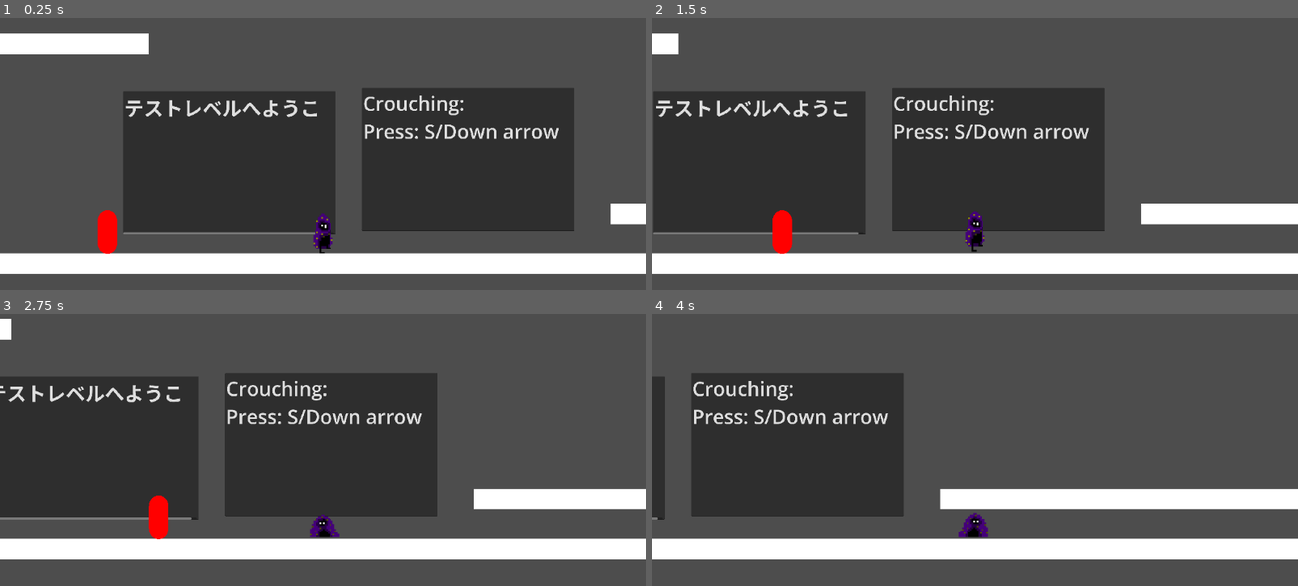
Above: before the commit, frames 1-4 (two rows, left to right).
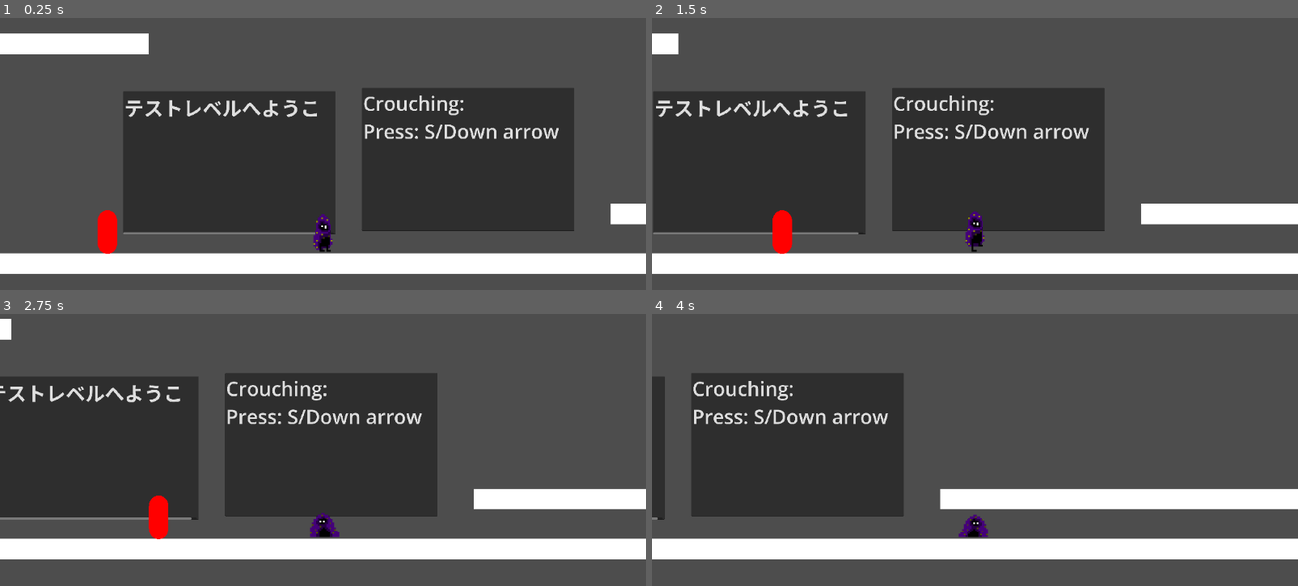
Above: after the commit, the same moments.

Repository: SoopyTM/game-for-people
Game: Godot game, scene res://Temp Assets + Scenes/Testing level.tscn
The game is run twice, just before and just after one commit, with the same random seed, the same clock (stepped at 60 frames per second) and the same inputs.
Inputs:
- Up to frame 1 (0.25 s): no input
- Up to frame 2 (1.5 s): hold S (Crouch) 0.53-1.28 s; hold D (Walk_Right) from 0.53 s (still down); tap Space (Jump) at 0.77 s; tap S (Crouch) at 1.35 s
- Up to frame 3 (2.75 s): tap Space (Jump) at 1.52 s; release D (Walk_Right) at 2.03 s; hold A (Walk_Left) from 2.03 s (still down); hold S (Crouch) from 2.03 s (still down)
- Up to frame 4 (4 s): release A (Walk_Left) at 2.78 s; release S (Crouch) at 2.78 s; hold D (Walk_Right) from 2.78 s (still down); tap S (Crouch) at 2.85 s; tap Space (Jump) at 3.02, 3.77 s; hold S (Crouch) from 3.53 s (still down)

The runs differ from the first frame. In frame 1, less than 0.1% of the frame differs, in the area x 48-52%, y 71-87%; in frame 2, nothing differs; in frame 3, 0.1%; in frame 4, 0.1%, in the area x 47-53%, y 72-82%.

Commit message:
implemented idle animation.

Diff:
--- a/Main Scenes/Player.tscn
+++ b/Main Scenes/Player.tscn
@@ -10,6 +10,10 @@
 [ext_resource type="Texture2D" uid="uid://c1wewwvihetv1" path="res://Images/Walking/Mage Walking 3.png" id="5_scgdr"]
 [ext_resource type="Texture2D" uid="uid://c33qeagxel1qw" path="res://Images/Crouching/Crouch Frame 4.png" id="6_2fnfr"]
 [ext_resource type="Texture2D" uid="uid://4srnu1j738y2" path="res://Images/Walking/Mage Walking 4.png" id="6_auwy2"]
+[ext_resource type="Texture2D" uid="uid://lhkh2sk1aqxs" path="res://Images/Idle/Idle Frame 1.png" id="7_e3u5w"]
+[ext_resource type="Texture2D" uid="uid://bn3x3n5w1upum" path="res://Images/Idle/Idle Frame 2.png" id="8_tctq7"]
+[ext_resource type="Texture2D" uid="uid://bqqrlc1auunqd" path="res://Images/Idle/Idle Frame 3.png" id="9_hhl37"]
+[ext_resource type="Texture2D" uid="uid://cwvhc87hpu7t4" path="res://Images/Idle/Idle Frame 4.png" id="10_fwdmx"]
 
 [sub_resource type="CapsuleShape2D" id="CapsuleShape2D_qgho4"]
 radius = 38.0
@@ -32,12 +36,24 @@
 }],
 "loop": false,
 "name": &"Crouching",
-"speed": 5.0
+"speed": 4.0
 }, {
-"frames": [],
+"frames": [{
+"duration": 1.0,
+"texture": ExtResource("7_e3u5w")
+}, {
+"duration": 1.0,
+"texture": ExtResource("8_tctq7")
+}, {
+"duration": 1.0,
+"texture": ExtResource("9_hhl37")
+}, {
+"duration": 1.0,
+"texture": ExtResource("10_fwdmx")
+}],
 "loop": false,
 "name": &"Idle",
-"speed": 5.0
+"speed": 4.0
 }, {
 "frames": [{
 "duration": 1.0,
@@ -76,4 +92,6 @@
 position = Vector2(0, 10)
 scale = Vector2(6.25196, 6.25196)
 sprite_frames = SubResource("SpriteFrames_hnvjt")
-animation = &"Walking"
+animation = &"Idle"
+frame = 3
+frame_progress = 1.0
--- a/Scripts/Enemy_Movement.gd
+++ b/Scripts/Enemy_Movement.gd
@@ -17,6 +17,10 @@
 	change_direction()
 
 func _physics_process(delta: float) -> void:
+
+	if shapeCast.is_colliding():
+		if shapeCast.get_collider(0) == player:
+			health -= 10
 	time_since_change += delta
 
 	if player:
@@ -40,10 +44,6 @@
 	velocity.y += GRAVITY * delta  # Apply gravity
 	move_and_slide()
 
-	if shapeCast.is_colliding():
-		if shapeCast.get_collider(0) == player:
-			health -= 10
-
 
 	if health <= 0:
 		death()
--- a/Scripts/collision_shape_2d.gd
+++ b/Scripts/collision_shape_2d.gd
@@ -23,56 +23,38 @@
 	else:
 		print("RayCast2D node not found!")
 
+	lastHFlip = false
+	animatedSprite2D.play("Walking")
+	animatedSprite2D.position.y = 0
+	animatedSprite2D.flip_h = lastHFlip
+
 @warning_ignore("unused_parameter")
 
 # PREPARE YOURSELF FOR THE DISASTER THAT IS TIRED BRAIN CODE >:)
 func _process(delta: float) -> void:
-	if Input.is_action_pressed("Crouch"):
+	if Input.is_action_pressed("Crouch") or raycast_above.is_colliding():
 		animatedSprite2D.play("Crouching")
 		animatedSprite2D.position.y = -40
-		# Crouch logic.
-		scale.y = 0.5  # Scale CollisionShape2D (height).  # Scale the MeshInstance2D for crouching.
+		scale.y = 0.5  # Scale CollisionShape2D (height).
 		if Input.is_action_pressed("Walk_Left"):
 			lastHFlip = true
-			animatedSprite2D.play("Crouching")
-			animatedSprite2D.position.y = -40
-			animatedSprite2D.flip_h = lastHFlip
 		elif Input.is_action_pressed("Walk_Right"):
 			lastHFlip = false
-			animatedSprite2D.play("Crouching")
-			animatedSprite2D.position.y = -40
-			animatedSprite2D.flip_h = lastHFlip
-	elif raycast_above.is_colliding():
-		scale.y = 0.5  # Scale CollisionShape2D (height).  # Scale the MeshInstance2D for crouching.
-		if Input.is_action_pressed("Walk_Left"):
-			lastHFlip = true
-			animatedSprite2D.play("Crouching")
-			animatedSprite2D.position.y = -40
-			animatedSprite2D.flip_h = lastHFlip
-		elif Input.is_action_pressed("Walk_Right"):
-			lastHFlip = false
-			animatedSprite2D.play("Crouching")
-			animatedSprite2D.position.y = -40
-			animatedSprite2D.flip_h = lastHFlip
-
-	elif not raycast_above.is_colliding():  # Only allow uncrouching if nothing is above.
-
-		# Uncrouch logic.
-		scale.y = 1  # Scale CollisionShape2D back to normal height. # Scale the MeshInstance2D back to normal.
-
+		animatedSprite2D.flip_h = lastHFlip
+	else:
+		scale.y = 1  # Scale CollisionShape2D back to normal height.
 		if Input.is_action_pressed("Walk_Left"):
 			lastHFlip = true
 			animatedSprite2D.play("Walking")
-			animatedSprite2D.position.y = 0
-			animatedSprite2D.flip_h = lastHFlip
 		elif Input.is_action_pressed("Walk_Right"):
 			lastHFlip = false
 			animatedSprite2D.play("Walking")
-			animatedSprite2D.position.y = 0
-			animatedSprite2D.flip_h = lastHFlip
-
-	if Input.is_action_just_released("Crouch"):
-		lastHFlip = true
-		animatedSprite2D.play("Walking")
+		else:
+			animatedSprite2D.play("Idle")
 		animatedSprite2D.position.y = 0
 		animatedSprite2D.flip_h = lastHFlip
+
+	if Input.is_action_just_released("Crouch") or Input.is_action_just_released("Walk_Left") or Input.is_action_just_released("Walk_Right"):
+		animatedSprite2D.play("Idle")
+		animatedSprite2D.position.y = 0
+		animatedSprite2D.flip_h = lastHFlip
Not shown, added: Images/Idle/Idle Frame 1.png.import
Not shown, added: Images/Idle/Idle Frame 2.png.import
Not shown, added: Images/Idle/Idle Frame 3.png.import
Not shown, added: Images/Idle/Idle Frame 4.png.import
Not shown: 1 places in Main Scenes/Player.tscn that only renumber resources
